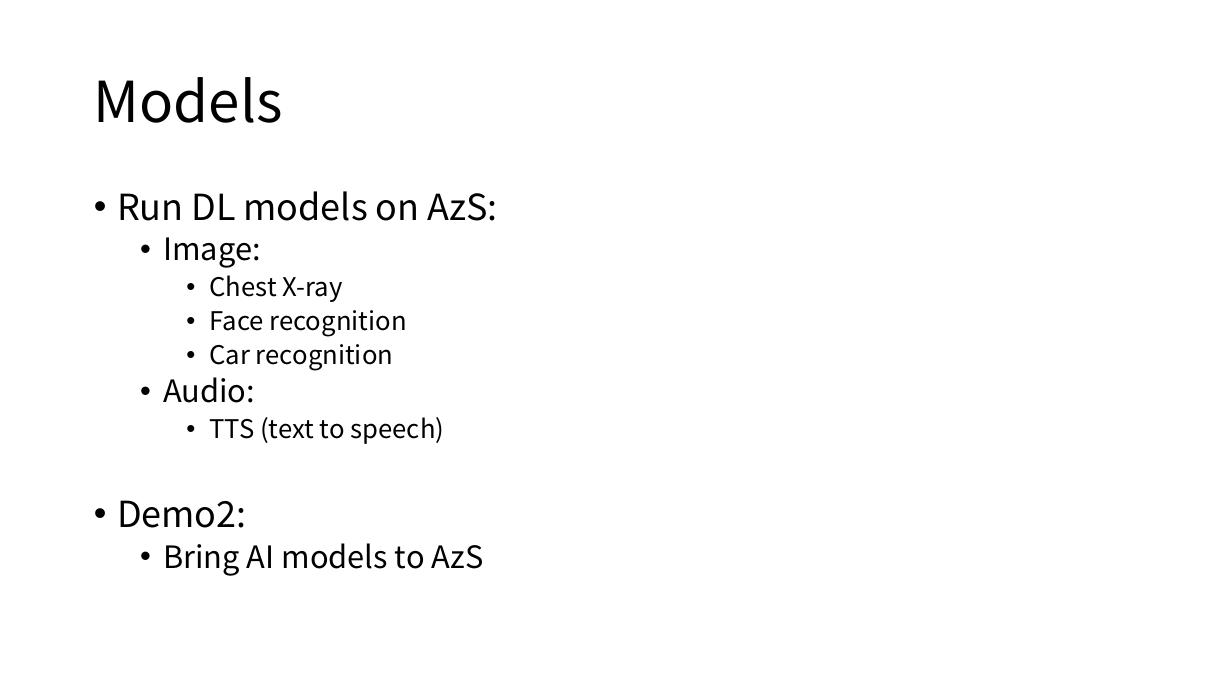
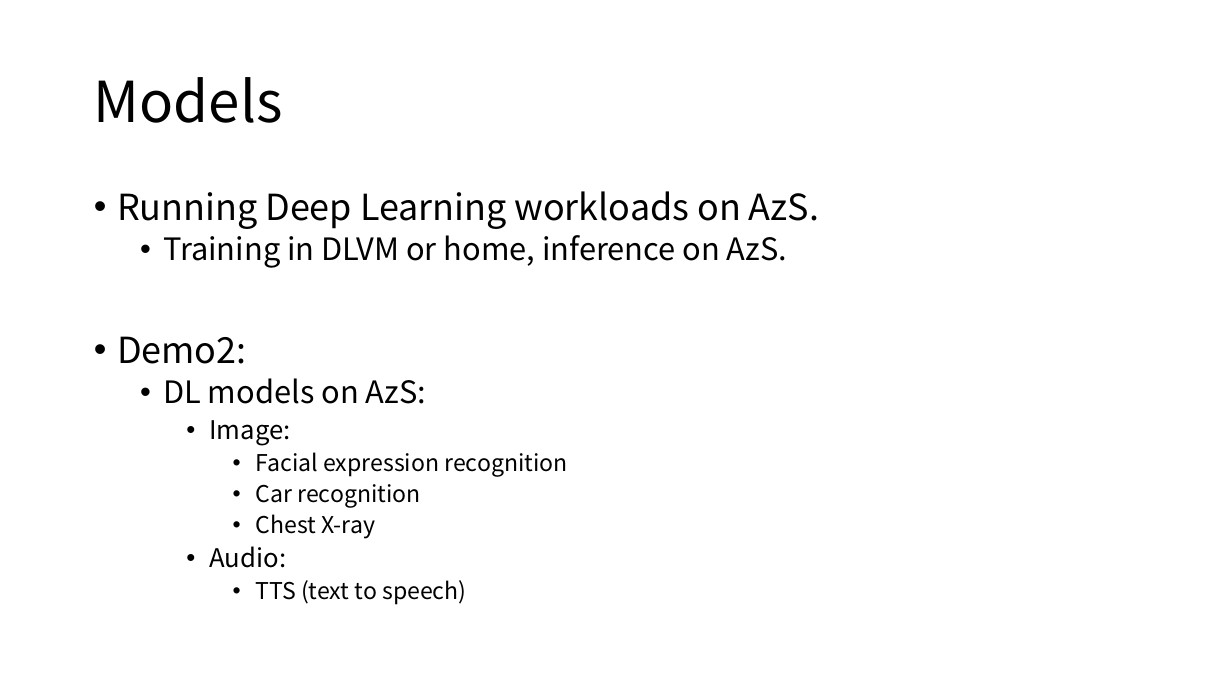
Before and after one commit to AbelHu/OpenCV_on_Raspberry_Pi, a slide deck: slide 5 of AI_exploration_and_demo.pptx (slide 4 before the commit). Drawn at 1232x693 pixels with LibreOffice and Linux fonts; fonts in the diff are those of the drawing. Boxes give left, top, right and bottom in pixels: in the first picture for what was removed or moved away, otherwise in the second. Text is boxed around its words. In the diff, an @@ line names an element or a change of style, - is before the commit and + after.

Commit message:
update

```diff
--- a/AI_exploration_and_demo.pptx
+++ b/AI_exploration_and_demo.pptx
@@ text at bbox=[117, 191, 819, 404]: text changed; size 28 to 24 pt @@
-• Run DL models on AzS:
+• Running Deep Learning workloads on AzS.
+  • Training in DLVM or home, inference on AzS.
+• Demo2:
+  • DL models on AzS:
@@ text at bbox=[209, 310, 407, 371]: paragraphs removed @@
-    • Face recognition
-    • Car recognition
@@ text at bbox=[209, 420, 466, 604]: size 24 to 20 pt in "Image:", "Audio:"; size 20 to 18 pt in "Chest X-ray", "TTS (text to speech)"; list level 2 to 3 in "Image:"; list level 3 to 4 in "Chest X-ray"; list level 2 to 3 in "Audio:"; list level 3 to 4 in "TTS (text to speech)" @@
@@ text at bbox=[256, 452, 567, 508]: paragraphs added @@
+      • Facial expression recognition
+      • Car recognition
@@ text at bbox=[117, 500, 484, 576]: paragraphs removed @@
-• Demo2:
-  • Bring AI models to AzS
```
Also in this commit, not shown: 2 other slides changed, 5 slides added.
